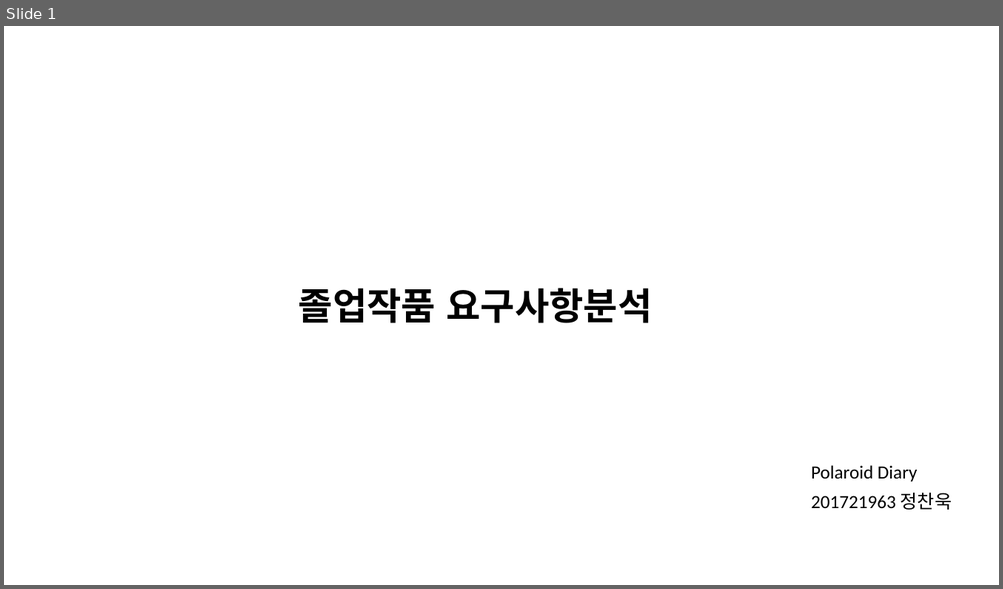
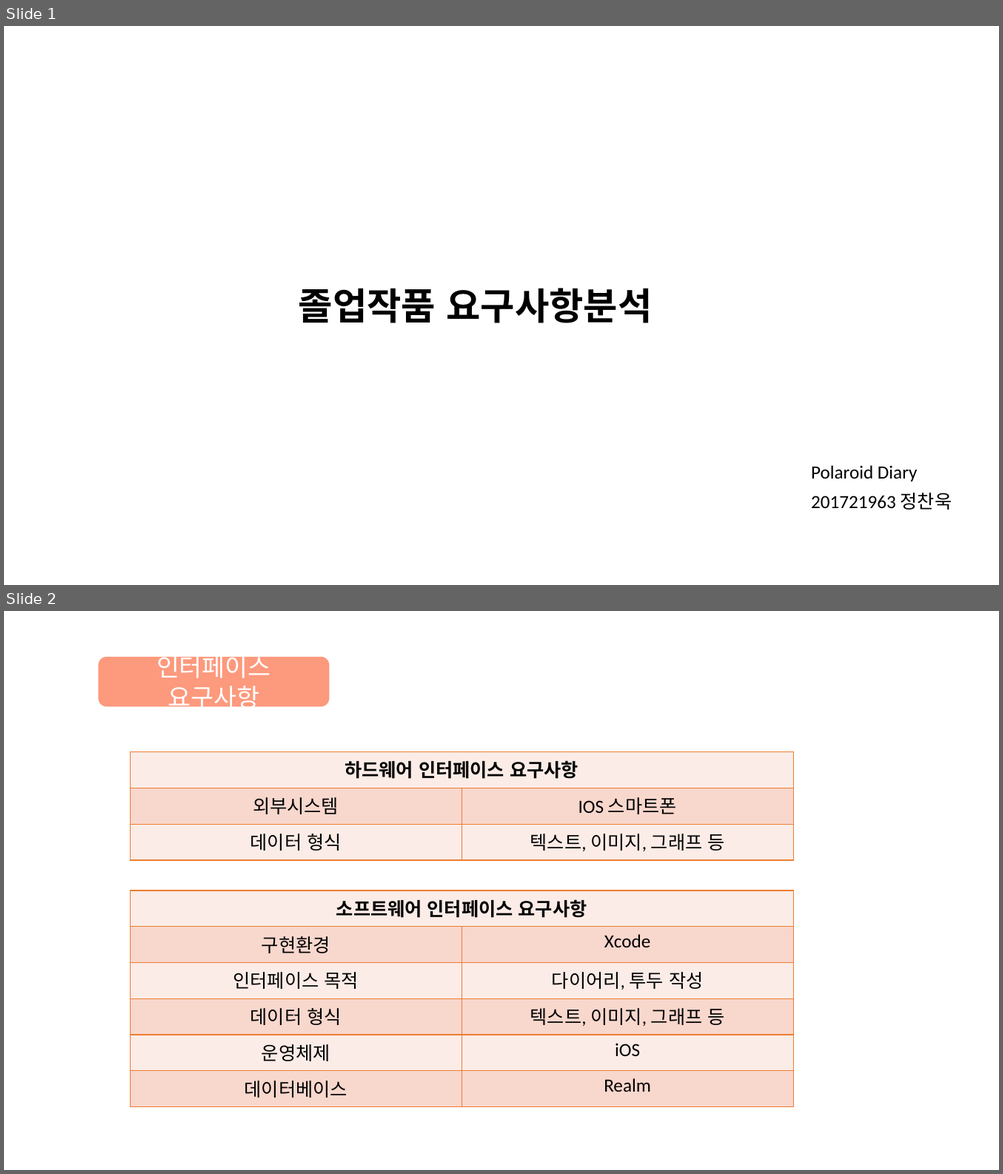
Before and after one commit to chaeHaram/University, a slide deck: 4-1/소프트웨어 종합설계/7주차/졸업작품 요구사항분석.pptx. Shown one above the other, each under a label of ours: slide 1 before the commit, slides 1 and 2 after it. The pictures are 1003x589 and 1003x1174 pixels, drawn with LibreOffice and Linux fonts; fonts in the diff are those of the drawing. Boxes give left, top, right and bottom in pixels: in the first picture for what was removed or moved away, otherwise in the second. Text is boxed around its words. In the diff, an @@ line names an element or a change of style, - is before the commit and + after.

Commit message:
졸작 요구사항 발표 ppt

```diff
--- a/4-1/소프트웨어 종합설계/7주차/졸업작품 요구사항분석.pptx
+++ b/4-1/소프트웨어 종합설계/7주차/졸업작품 요구사항분석.pptx
@@ slide 2 added at [4,611,999,1170], background #FFFFFF @@
@@ rounded rectangle added at [98,657,329,706], fill #FD997D, 24 pt, text #FFFFFF @@
+인터페이스 요구사항
@@ table added at [130,752,793,860], 3 rows, 2 columns @@
+하드웨어 인터페이스 요구사항 | 
+외부시스템 | IOS 스마트폰
+데이터 형식 | 텍스트, 이미지, 그래프 등
@@ table added at [130,891,793,1107], 6 rows, 2 columns @@
+소프트웨어 인터페이스 요구사항 | 
+구현환경 | Xcode
+인터페이스 목적 | 다이어리, 투두 작성
+데이터 형식 | 텍스트, 이미지, 그래프 등
+운영체제 | iOS
+데이터베이스 | Realm
```
Also in this commit, not shown: 1 slide changed, 7 other slides added, 12 other files.
